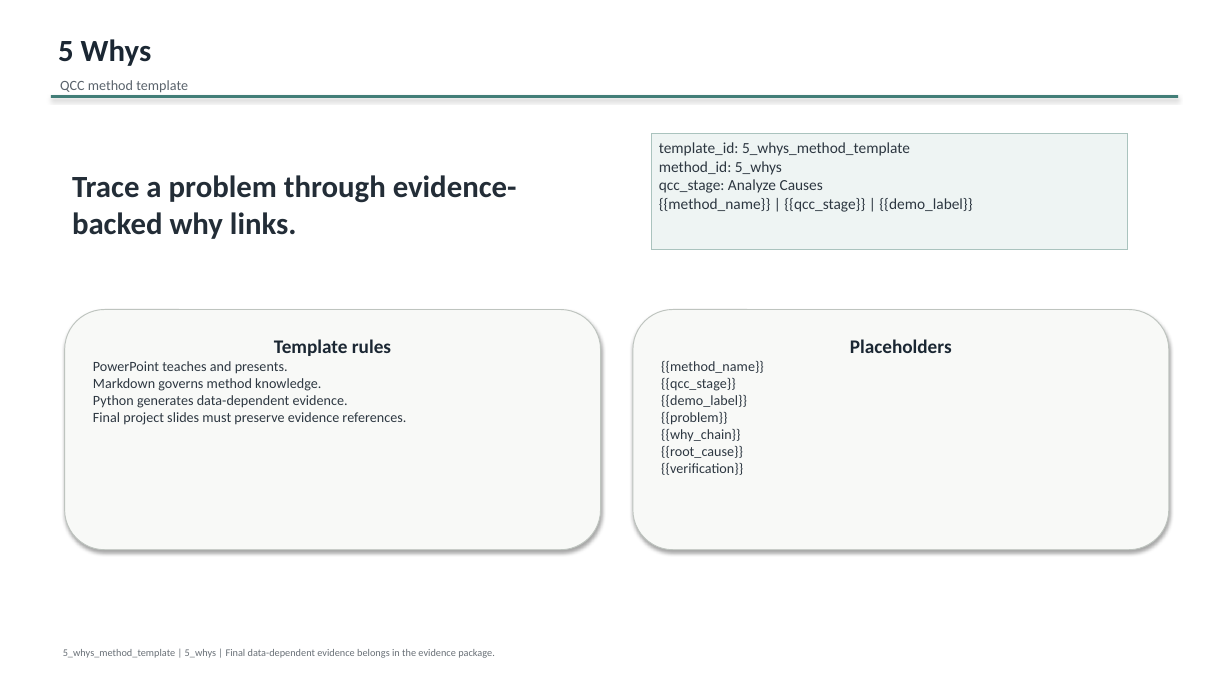
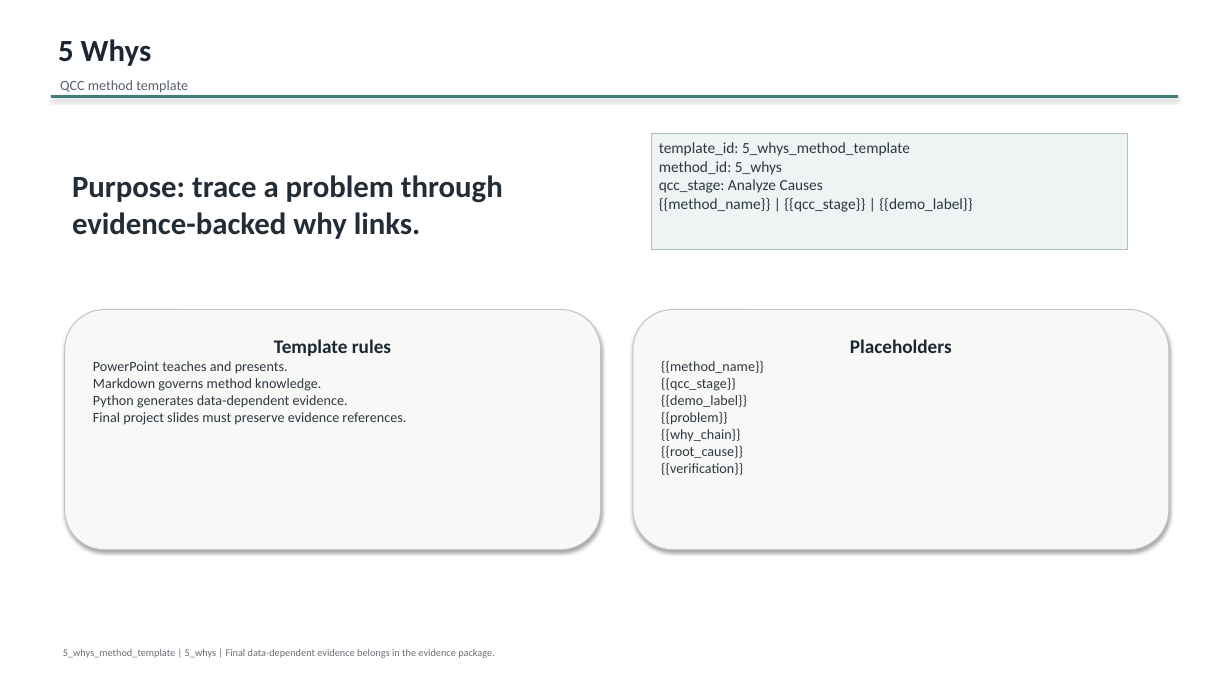
Before and after one commit to xiongxianfei/qcc-toolkit, a slide deck: slide 1 of templates/ppt/methods/5-whys-template.pptx. Drawn at 1232x693 pixels with LibreOffice and Linux fonts; fonts in the diff are those of the drawing. Boxes give left, top, right and bottom in pixels: in the first picture for what was removed or moved away, otherwise in the second. Text is boxed around its words. In the diff, an @@ line names an element or a change of style, - is before the commit and + after.

```diff
--- a/templates/ppt/methods/5-whys-template.pptx
+++ b/templates/ppt/methods/5-whys-template.pptx
@@ text at [72,175,503,239]: text changed @@
-Trace a problem through evidence-backed why links.
+Purpose: trace a problem through evidence-backed why links.
```
Also in this commit, not shown: 1 other slide changed, 6 slides added, 19 other files.
